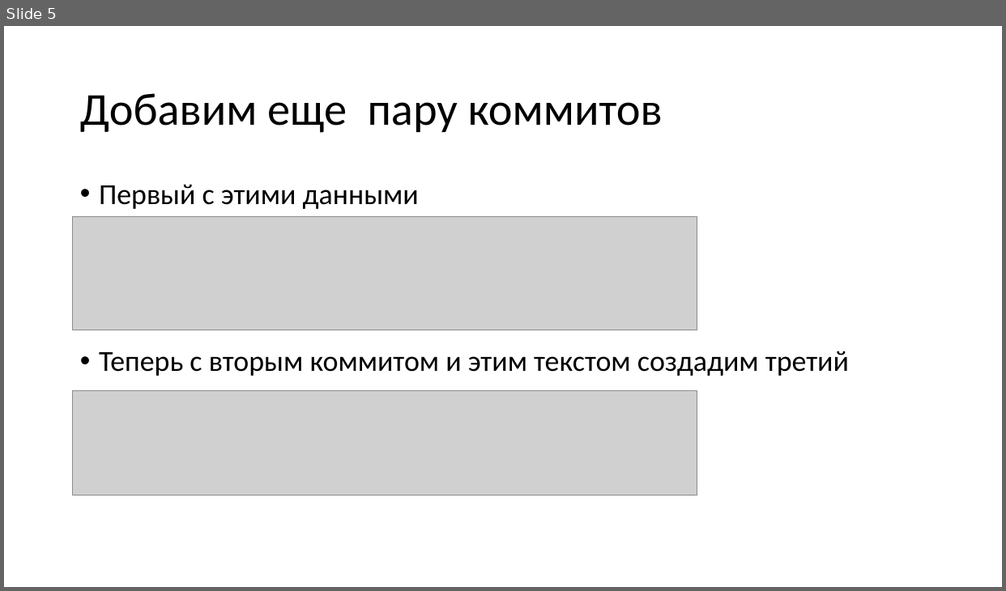
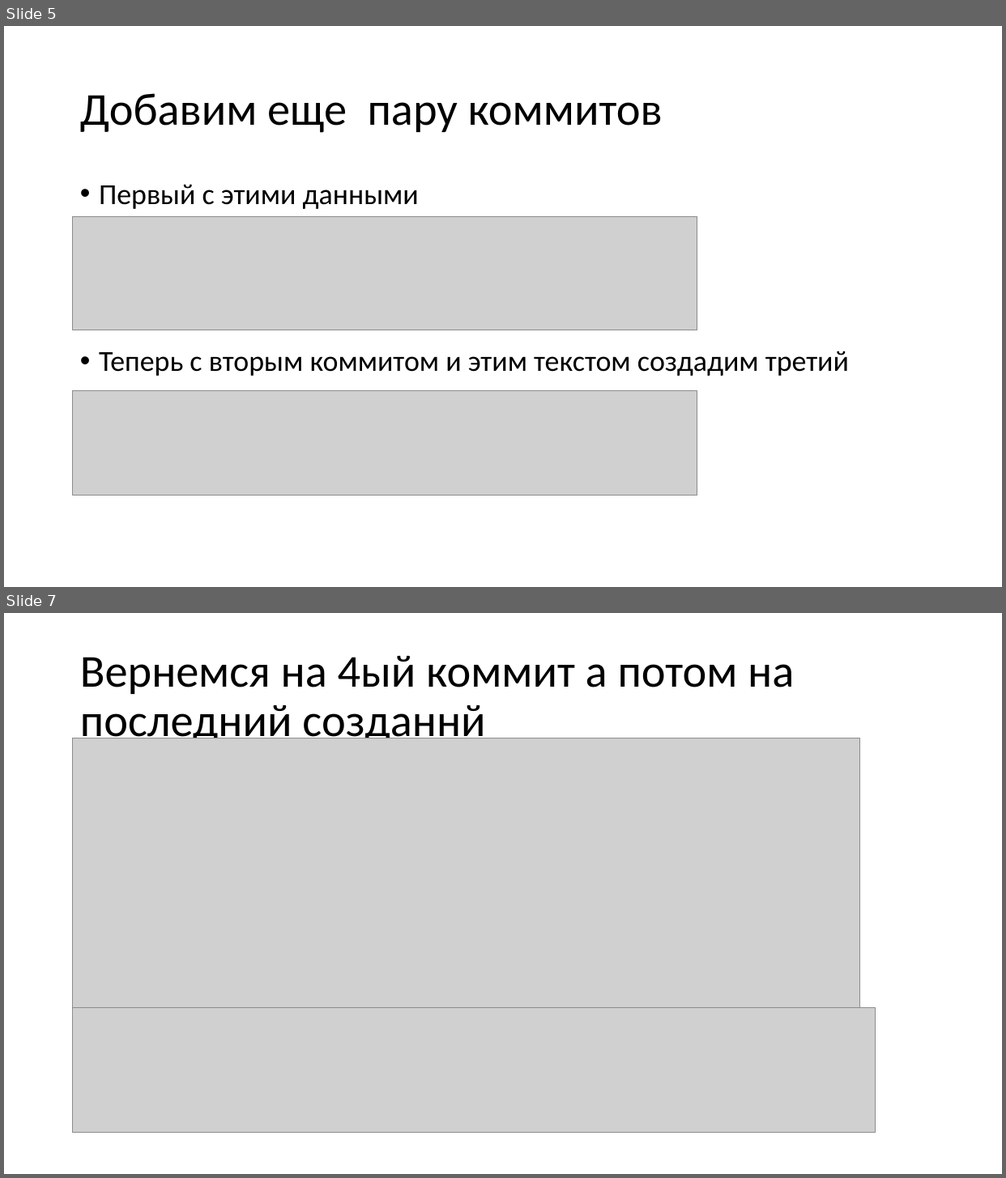
Before and after one commit to shor1to/js, a slide deck: основы работы с гит.pptx. Shown one above the other, each under a label of ours: slide 5 before the commit, slides 5 and 7 after it; the slides between them are not shown. The pictures are 1006x591 and 1006x1178 pixels, drawn with LibreOffice and Linux fonts; fonts in the diff are those of the drawing; grey boxes stand for pictures. Boxes give left, top, right and bottom in pixels: in the first picture for what was removed or moved away, otherwise in the second. Text is boxed around its words. In the diff, an @@ line names an element or a change of style, - is before the commit and + after.

```diff
--- a/основы работы с гит.pptx
+++ b/основы работы с гит.pptx
@@ slide 7 added at (4,613,1002,1174), background #FFFFFF @@
@@ title added at (80,656,794,747), 44 pt, text #000000 @@
+Вернемся на 4ый коммит а потом на последний созданнй
@@ picture added at (73,738,860,1007) @@
@@ picture added at (73,1008,876,1133) @@
```
Also in this commit, not shown: 1 slide changed.
